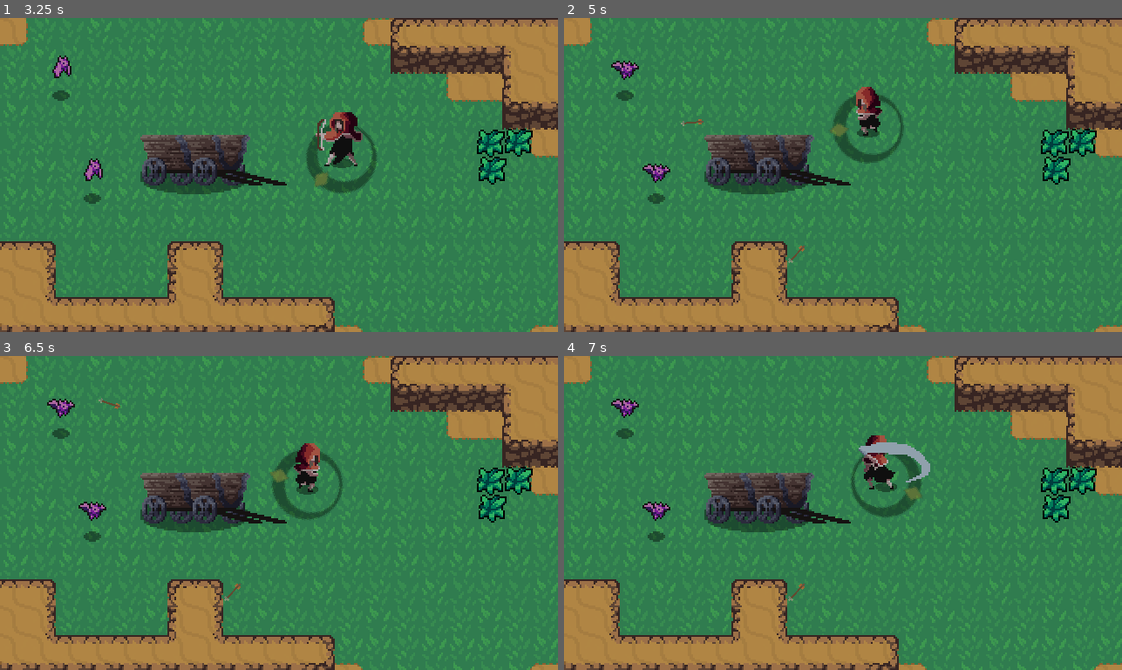
Above: before the commit, frames 1-4 (two rows, left to right).
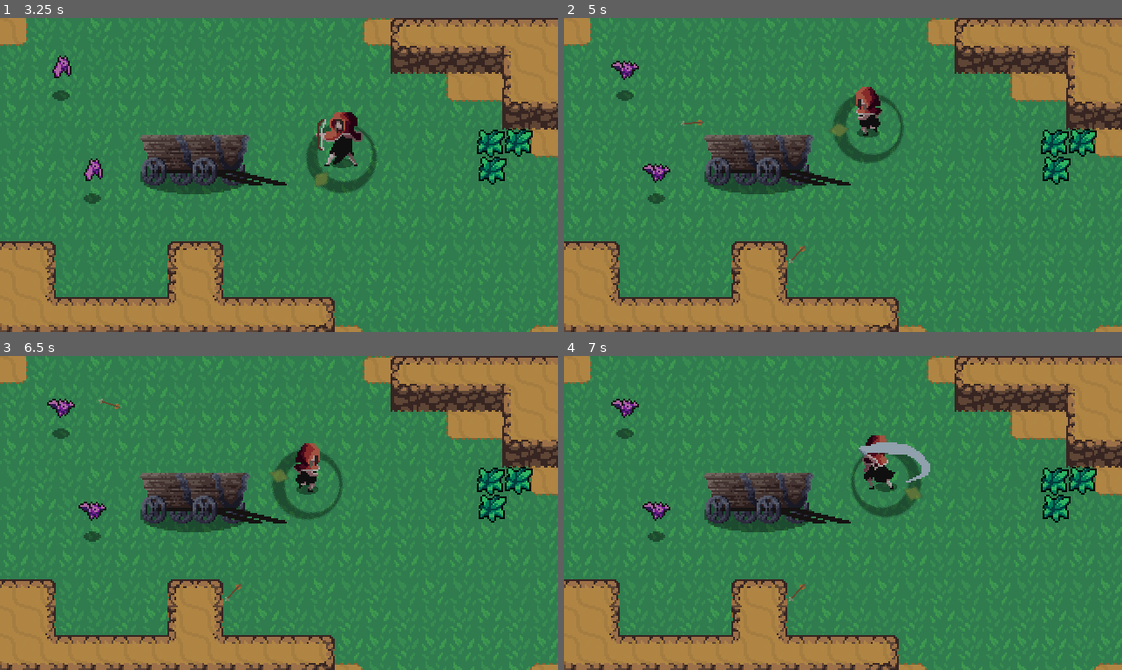
Above: after the commit, the same moments.

Repository: 2BytesGoat/godot-games
Game: Godot game, scene res://World/World.tscn
The game is run twice, just before and just after one commit, with the same random seed, the same clock (stepped at 60 frames per second) and the same inputs.
Inputs (mouse positions are in pixels of both pictures, inside the frame that each line leads up to):
- Up to frame 1 (3.25 s): move the mouse to (401, 159) at 0.52 s; hold Right (ui_right) 0.53-1.28 s; click (401, 159) at 0.6 s; move the mouse to (167, 190) at 1.27 s; hold Down (ui_down) 1.28-2.03 s; right-click (167, 190) at 1.35 s; move the mouse to (334, 105) at 2.02 s; hold Right (ui_right) 2.03-2.78 s; click (334, 105) at 2.1 s; move the mouse to (251, 237) at 2.77 s; hold Up (ui_up) from 2.78 s (still down); right-click (251, 237) at 2.85 s
- Up to frame 2 (5 s): move the mouse to (1010, 222) at 3.52 s; release Up (ui_up) at 3.53 s; hold Left (ui_left) from 3.53 s (still down); click (1010, 222) at 3.6 s; move the mouse to (675, 127) at 4.27 s; right-click (675, 127) at 4.35 s
- Up to frame 3 (6.5 s): move the mouse to (306, 513) at 5.02 s; release Left (ui_left) at 5.03 s; hold Down (ui_down) 5.03-5.78 s; click (306, 513) at 5.1 s; move the mouse to (195, 434) at 5.77 s; hold Right (ui_right) from 5.78 s (still down); right-click (195, 434) at 5.85 s
- Up to frame 4 (7 s): move the mouse to (965, 497) at 6.52 s; release Right (ui_right) at 6.53 s; hold Up (ui_up) from 6.53 s (still down); click (965, 497) at 6.6 s

Frame 1 is identical in both runs. In frame 2, less than 0.1% of the frame differs, in the area x 20-44%, y 32-79%; in frame 3, less than 0.1%; in frame 4, less than 0.1%.

Commit message:
Bugfix hitbox flips with SpritePlayer

Diff:
--- a/hearthbeast_with_a_twist/Player/Player.gd
+++ b/hearthbeast_with_a_twist/Player/Player.gd
@@ -19,11 +19,12 @@
 	ATTACK
 }
 
-onready var spritePlayer = $SpritePlayer
+onready var playerCeva = $PlayerCeva
+onready var spritePlayer = $PlayerCeva/SpritePlayer
 onready var cursorPlayer = $CursorPlayer
 onready var animationTree = $AnimationTree
 onready var animationState = animationTree.get("parameters/playback")
-onready var shootArrowPosition = $SpritePlayer/ArrowSpawnPosition
+onready var shootArrowPosition = $PlayerCeva/SpritePlayer/ArrowSpawnPosition
 
 func _physics_process(delta):
 	var cursor_position = get_viewport().get_mouse_position()
@@ -83,4 +84,4 @@
 		flip_sprite_player = abs(cursor_angle) < 1.5
 		state = ATTACK
 
-	spritePlayer.set_flip_h(flip_sprite_player)
+	playerCeva.scale.y = 1 if flip_sprite_player else -1
--- a/hearthbeast_with_a_twist/Player/Player.tscn
+++ b/hearthbeast_with_a_twist/Player/Player.tscn
@@ -20,7 +20,7 @@
 length = 0.1
 loop = true
 tracks/0/type = "value"
-tracks/0/path = NodePath("SpritePlayer:frame")
+tracks/0/path = NodePath("PlayerCeva/SpritePlayer:frame")
 tracks/0/interp = 1
 tracks/0/loop_wrap = true
 tracks/0/imported = false
@@ -37,7 +37,7 @@
 length = 0.5
 loop = true
 tracks/0/type = "value"
-tracks/0/path = NodePath("SpritePlayer:frame")
+tracks/0/path = NodePath("PlayerCeva/SpritePlayer:frame")
 tracks/0/interp = 1
 tracks/0/loop_wrap = true
 tracks/0/imported = false
@@ -63,7 +63,7 @@
 } ]
 }
 tracks/2/type = "value"
-tracks/2/path = NodePath("SpritePlayer/HitBoxPivot/HitBox/CollisionShape2D:disabled")
+tracks/2/path = NodePath("PlayerCeva/SpritePlayer/HitBoxPivot/HitBox/CollisionShape2D:disabled")
 tracks/2/interp = 1
 tracks/2/loop_wrap = true
 tracks/2/imported = false
@@ -79,7 +79,7 @@
 resource_name = "RangedHeavy"
 length = 0.9
 tracks/0/type = "value"
-tracks/0/path = NodePath("SpritePlayer:frame")
+tracks/0/path = NodePath("PlayerCeva/SpritePlayer:frame")
 tracks/0/interp = 1
 tracks/0/loop_wrap = true
 tracks/0/imported = false
@@ -108,7 +108,7 @@
 [sub_resource type="Animation" id=5]
 loop = true
 tracks/0/type = "value"
-tracks/0/path = NodePath("SpritePlayer:frame")
+tracks/0/path = NodePath("PlayerCeva/SpritePlayer:frame")
 tracks/0/interp = 1
 tracks/0/loop_wrap = true
 tracks/0/imported = false
@@ -123,7 +123,7 @@
 [sub_resource type="Animation" id=6]
 length = 0.5
 tracks/0/type = "value"
-tracks/0/path = NodePath("SpritePlayer:frame")
+tracks/0/path = NodePath("PlayerCeva/SpritePlayer:frame")
 tracks/0/interp = 1
 tracks/0/loop_wrap = true
 tracks/0/imported = false
@@ -153,7 +153,7 @@
 length = 2.3
 loop = true
 tracks/0/type = "value"
-tracks/0/path = NodePath("SpritePlayer:frame")
+tracks/0/path = NodePath("PlayerCeva/SpritePlayer:frame")
 tracks/0/interp = 1
 tracks/0/loop_wrap = true
 tracks/0/imported = false
@@ -165,7 +165,7 @@
 "values": [ 1, 2, 3, 4, 5, 6, 7, 8, 9, 10, 11, 12, 13, 14, 15, 16, 17, 18, 19, 20, 21, 22, 23, 24 ]
 }
 tracks/1/type = "value"
-tracks/1/path = NodePath("ShadowPlayer:scale")
+tracks/1/path = NodePath("PlayerCeva/ShadowPlayer:scale")
 tracks/1/interp = 1
 tracks/1/loop_wrap = true
 tracks/1/imported = false
@@ -225,38 +225,45 @@
 
 [node name="CursorPlayer" type="Sprite" parent="."]
 modulate = Color( 0.643137, 0.396078, 0.0823529, 0.376471 )
-position = Vector2( 7.10543e-15, 10 )
+position = Vector2( 0, 10 )
 scale = Vector2( 0.922201, 0.922201 )
 texture = ExtResource( 5 )
 
-[node name="ShadowPlayer" type="Sprite" parent="."]
-position = Vector2( 0, 12.9381 )
+[node name="PlayerCeva" type="Node2D" parent="."]
+position = Vector2( 0, 10 )
+rotation = -1.5708
+
+[node name="ShadowPlayer" type="Sprite" parent="PlayerCeva"]
+position = Vector2( -2.9381, -1.06359e-05 )
+rotation = 1.5708
 scale = Vector2( 0.801796, 0.551796 )
 texture = ExtResource( 4 )
 
-[node name="SpritePlayer" type="Sprite" parent="."]
-position = Vector2( 0, -16 )
+[node name="SpritePlayer" type="Sprite" parent="PlayerCeva"]
+position = Vector2( 26, 9.41197e-05 )
+rotation = 1.5708
 texture = ExtResource( 1 )
 flip_h = true
 vframes = 11
 hframes = 12
 
-[node name="ArrowSpawnPosition" type="Position2D" parent="SpritePlayer"]
+[node name="ArrowSpawnPosition" type="Position2D" parent="PlayerCeva/SpritePlayer"]
 position = Vector2( 0, 14 )
 
-[node name="HitBoxPivot" type="Position2D" parent="SpritePlayer"]
+[node name="HitBoxPivot" type="Position2D" parent="PlayerCeva/SpritePlayer"]
 position = Vector2( 18, 15.875 )
 
-[node name="HitBox" parent="SpritePlayer/HitBoxPivot" instance=ExtResource( 6 )]
+[node name="HitBox" parent="PlayerCeva/SpritePlayer/HitBoxPivot" instance=ExtResource( 6 )]
 position = Vector2( 0, 0.125 )
 
-[node name="CollisionShape2D" parent="SpritePlayer/HitBoxPivot/HitBox" index="0"]
+[node name="CollisionShape2D" parent="PlayerCeva/SpritePlayer/HitBoxPivot/HitBox" index="0"]
 shape = SubResource( 20 )
 disabled = true
 
-[node name="PlayerTurn" type="Sprite" parent="."]
+[node name="PlayerTurn" type="Sprite" parent="PlayerCeva"]
 visible = false
-position = Vector2( 0, -2 )
+position = Vector2( 12, 4.34399e-05 )
+rotation = 1.5708
 texture = ExtResource( 3 )
 hframes = 5
 frame = 4
@@ -283,4 +290,4 @@
 parameters/conditions/isRunning = false
 parameters/conditions/shootArrow = false
 
-[editable path="SpritePlayer/HitBoxPivot/HitBox"]
+[editable path="PlayerCeva/SpritePlayer/HitBoxPivot/HitBox"]
